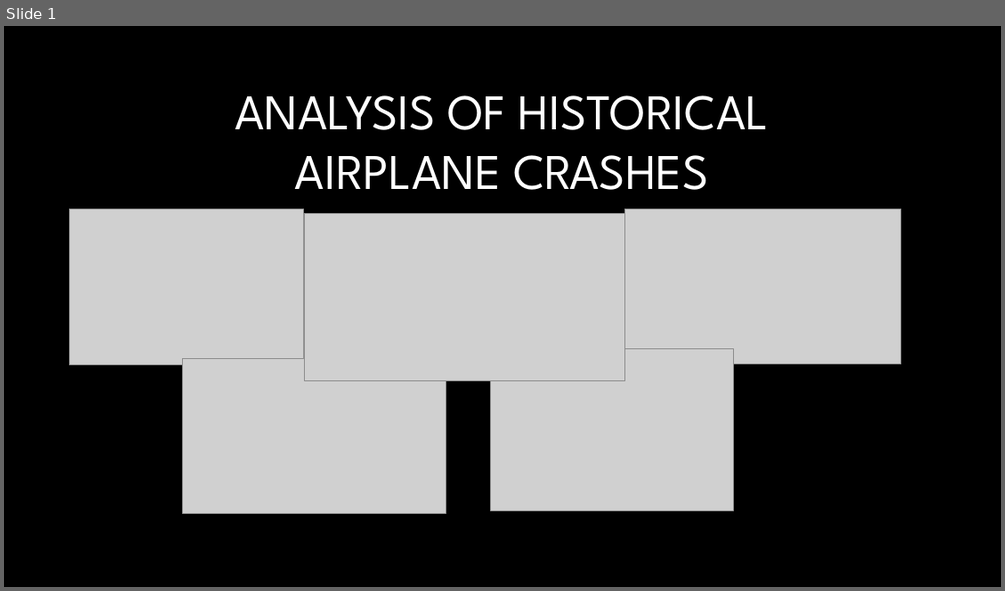
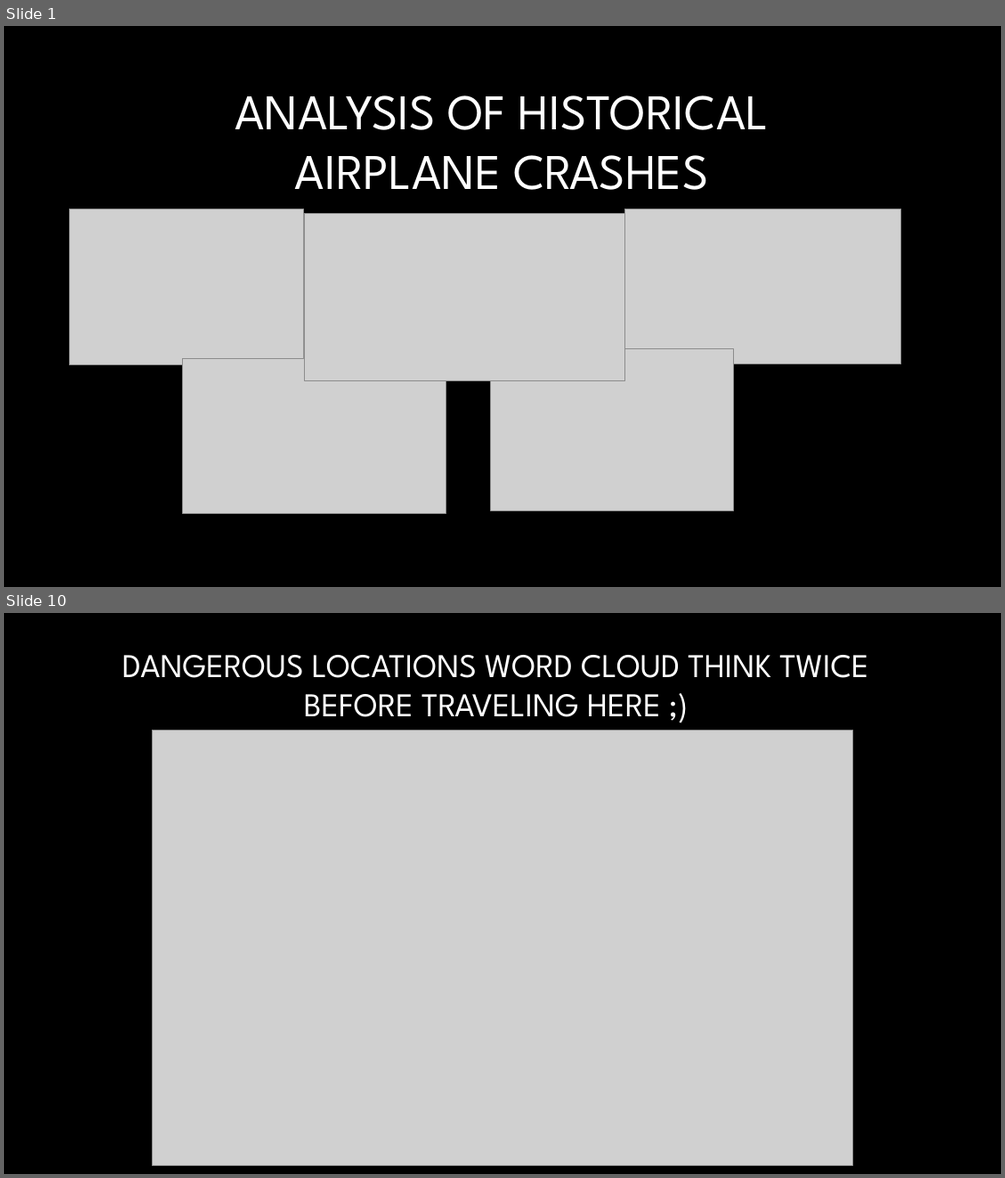
Before and after one commit to LauraJ3053/Project_01, a slide deck: Airplane_Crashes/Project 1 Presentation.pptx. Shown one above the other, each under a label of ours: slide 1 before the commit, slides 1 and 10 after it; the slides between them are not shown. The pictures are 1005x591 and 1005x1178 pixels, drawn with LibreOffice and Linux fonts; fonts in the diff are those of the drawing; grey boxes stand for pictures; background and template pictures are left out. Boxes give left, top, right and bottom in pixels: in the first picture for what was removed or moved away, otherwise in the second. Text is boxed around its words. In the diff, an @@ line names an element or a change of style, - is before the commit and + after.

```diff
--- a/Airplane_Crashes/Project 1 Presentation.pptx
+++ b/Airplane_Crashes/Project 1 Presentation.pptx
@@ slide 10 added at <box>4,613,1001,1174</box>, background picture (left out) @@
@@ title added at <box>122,655,868,717</box>, 32 pt, text gradient #FFFFFF to #A6A6A6 @@
+DANGEROUS LOCATIONS WORD CLOUD THINK TWICE BEFORE TRAVELING HERE ;)
@@ picture added at <box>152,730,853,1165</box> @@
```
Also in this commit, not shown: 6 slides changed, 2 other slides added, 8 other files.
